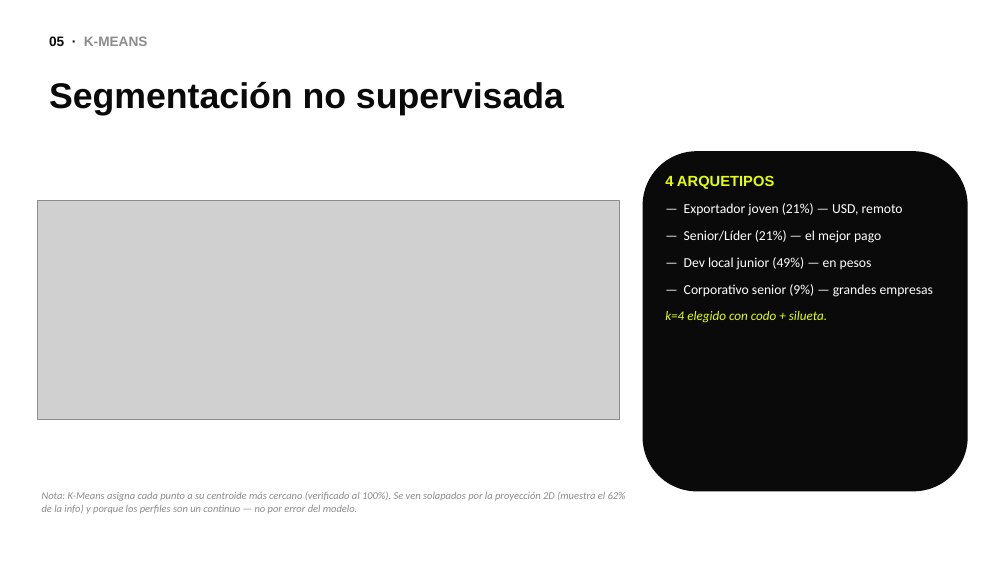
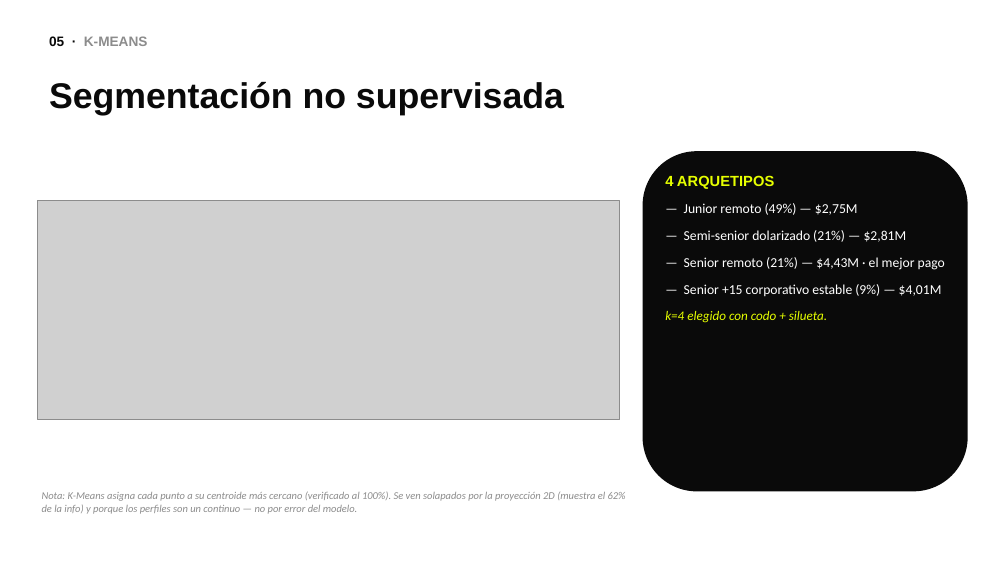
Before and after one commit to fbmassi/tpo-sueldos, a slide deck: slide 17 of presentacion/defensa_oral.pptx. Drawn at 1008x567 pixels with LibreOffice and Linux fonts; fonts in the diff are those of the drawing; grey boxes stand for pictures. Boxes give left, top, right and bottom in pixels: in the first picture for what was removed or moved away, otherwise in the second. Text is boxed around its words. In the diff, an @@ line names an element or a change of style, - is before the commit and + after.

```diff
--- a/presentacion/defensa_oral.pptx
+++ b/presentacion/defensa_oral.pptx
@@ text at bbox=[684, 203, 945, 296]: text changed @@
-— Exportador joven (21%) — USD, remoto
-— Senior/Líder (21%) — el mejor pago
-— Dev local junior (49%) — en pesos
-— Corporativo senior (9%) — grandes empresas
+— Junior remoto (49%) — $2,75M
+— Semi-senior dolarizado (21%) — $2,81M
+— Senior remoto (21%) — $4,43M · el mejor pago
+— Senior +15 corporativo estable (9%) — $4,01M
```
Also in this commit, not shown: 28 other files.
